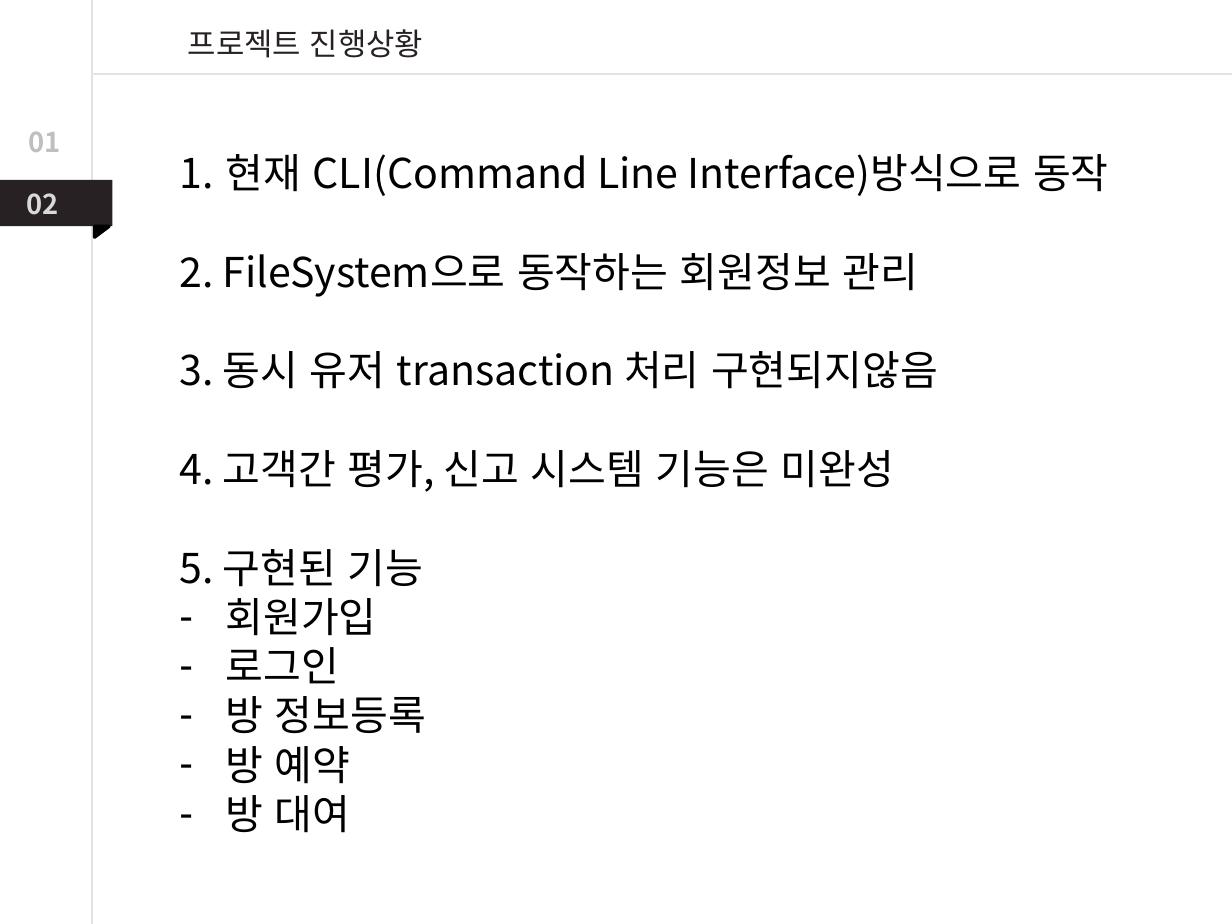
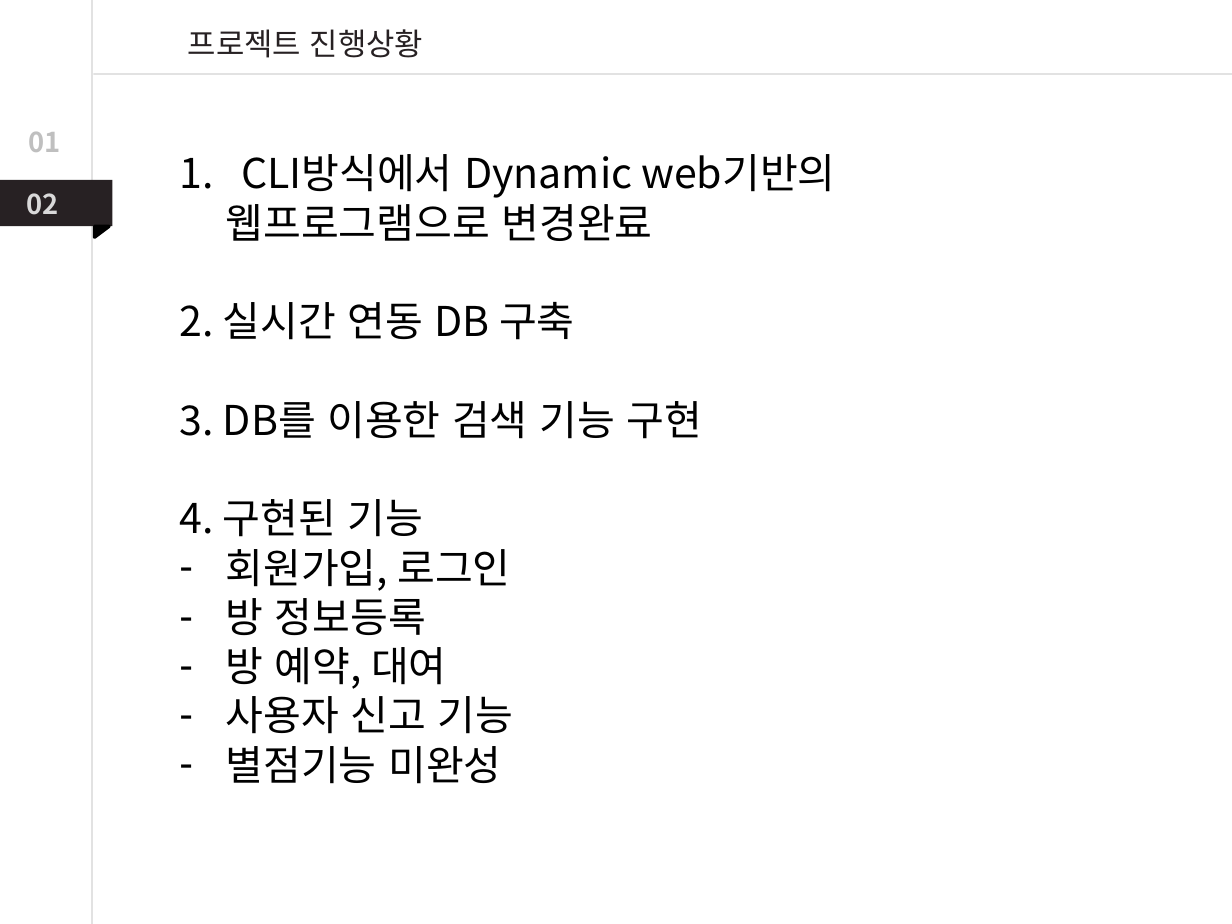
Before and after one commit to DaeunYoon/6team, a slide deck: slide 8 of 6조 발표자료.pptx. Drawn at 1232x924 pixels with LibreOffice and Linux fonts; fonts in the diff are those of the drawing. Boxes give left, top, right and bottom in pixels: in the first picture for what was removed or moved away, otherwise in the second. Text is boxed around its words. In the diff, an @@ line names an element or a change of style, - is before the commit and + after.

```diff
--- a/6조 발표자료.pptx
+++ b/6조 발표자료.pptx
@@ text at (179, 154, 835, 591): text changed @@
-1. 현재 CLI(Command Line Interface)방식으로 동작
-2. FileSystem으로 동작하는 회원정보 관리
-3. 동시 유저 transaction 처리 구현되지않음
-4. 고객간 평가, 신고 시스템 기능은 미완성
-5. 구현된 기능
-– 회원가입
-– 로그인
+1. CLI방식에서 Dynamic web기반의
+웹프로그램으로 변경완료
+2. 실시간 연동 DB 구축
+3. DB를 이용한 검색 기능 구현
+4. 구현된 기능
+– 회원가입, 로그인
@@ text at (226, 647, 514, 784): text changed @@
-– 방 예약
-– 방 대여
+– 방 예약, 대여
+– 사용자 신고 기능
+– 별점기능 미완성
```
Also in this commit, not shown: 8 other slides changed, 2 slides added, 3 slides removed.
